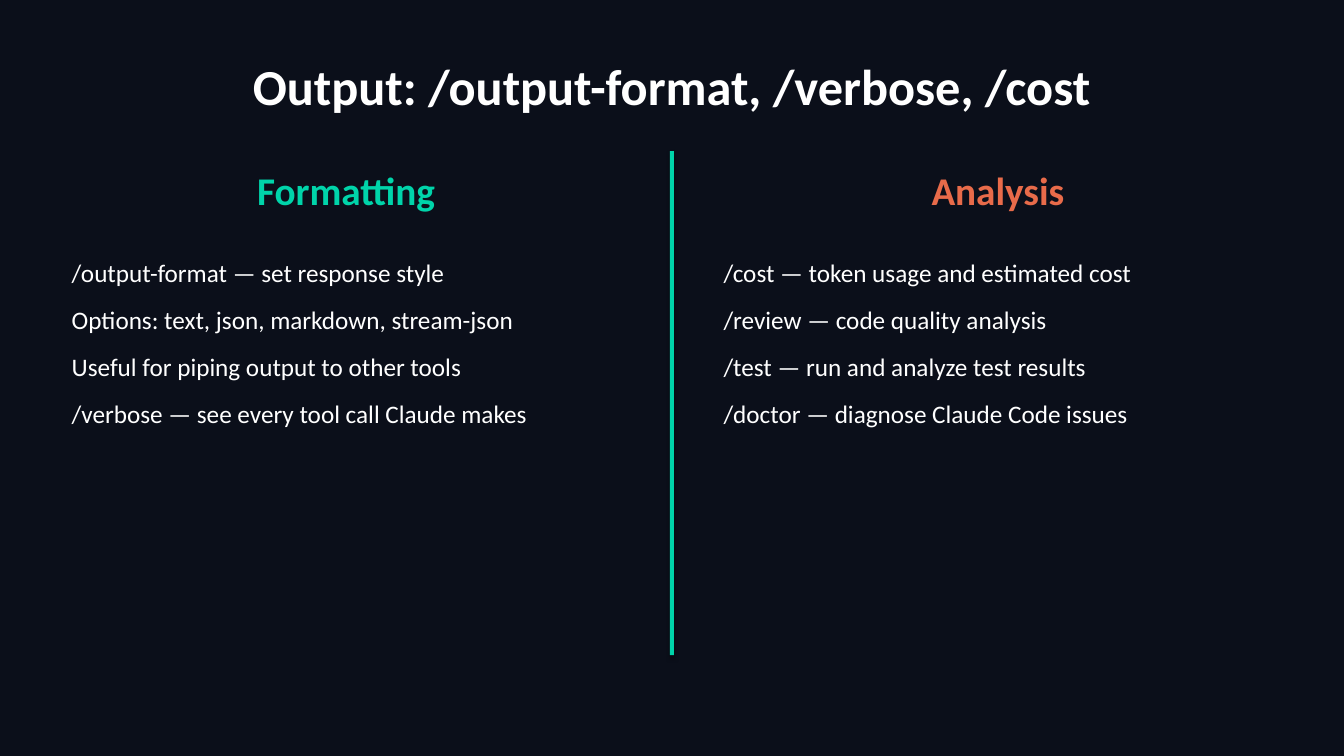
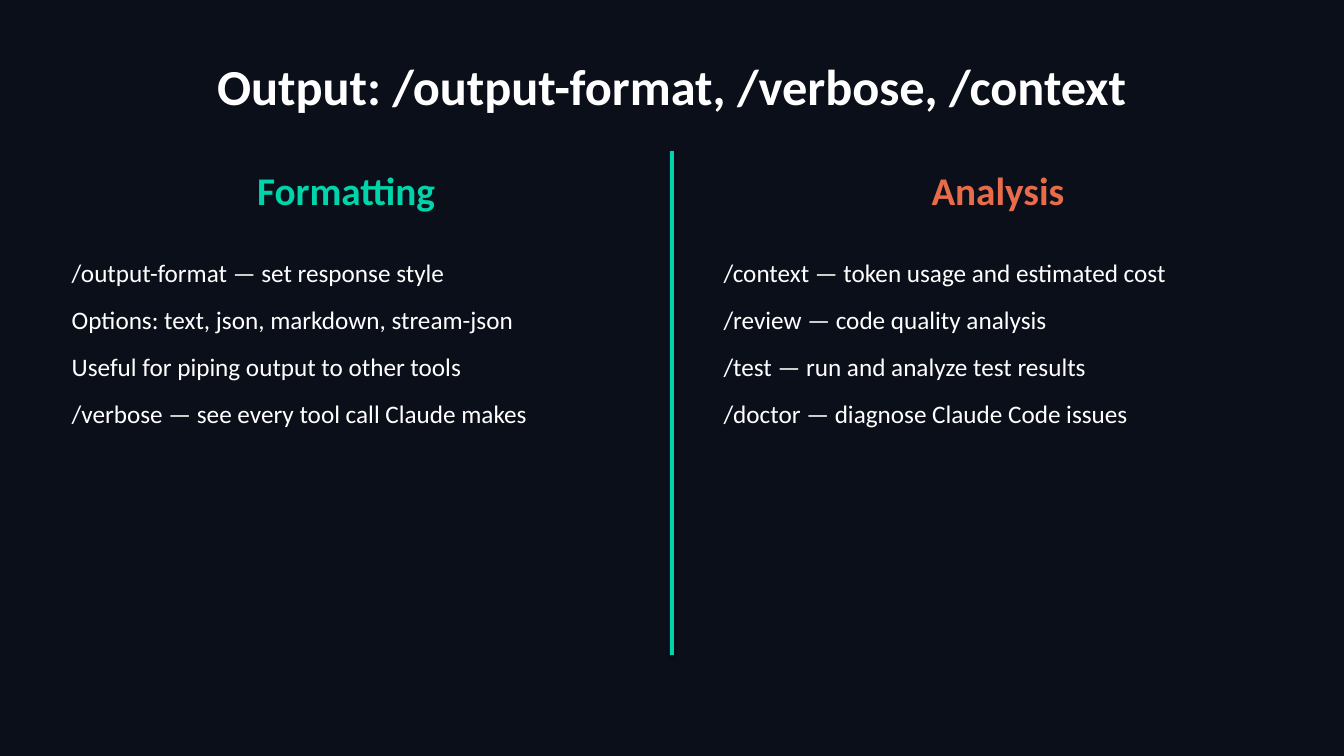
Before and after one commit to scottrhay/AIA-ClaudeCopilot, a slide deck: slide 68 of slides/Day2_Claude_Code_Fundamentals.pptx (slide 64 before the commit). Drawn at 1344x756 pixels with LibreOffice and Linux fonts; fonts in the diff are those of the drawing. Boxes give left, top, right and bottom in pixels: in the first picture for what was removed or moved away, otherwise in the second. Text is boxed around its words. In the diff, an @@ line names an element or a change of style, - is before the commit and + after.

```diff
--- a/slides/Day2_Claude_Code_Fundamentals.pptx
+++ b/slides/Day2_Claude_Code_Fundamentals.pptx
@@ text at [217,69,1126,113]: text changed @@
-Output: /output-format, /verbose, /cost
+Output: /output-format, /verbose, /context
@@ text at [724,264,1166,287]: text changed @@
-/cost — token usage and estimated cost
+/context — token usage and estimated cost
```
Also in this commit, not shown: 39 other slides changed, 2 slides added, 18 slides removed, 16 other files.
